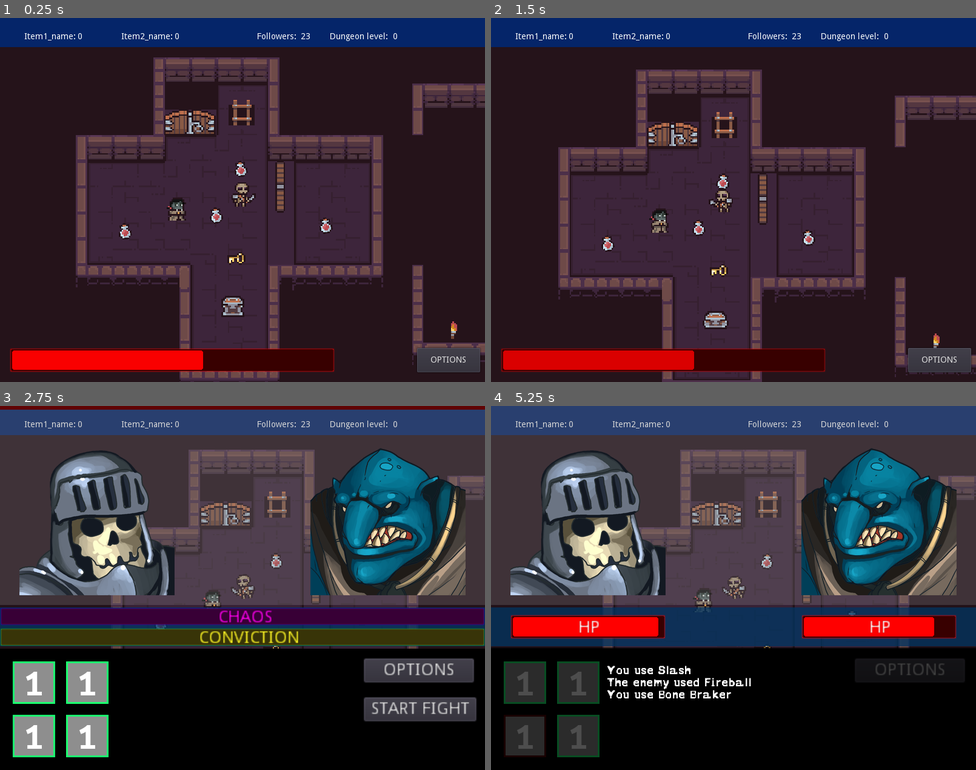
Above: before the commit, frames 1-4 (two rows, left to right).
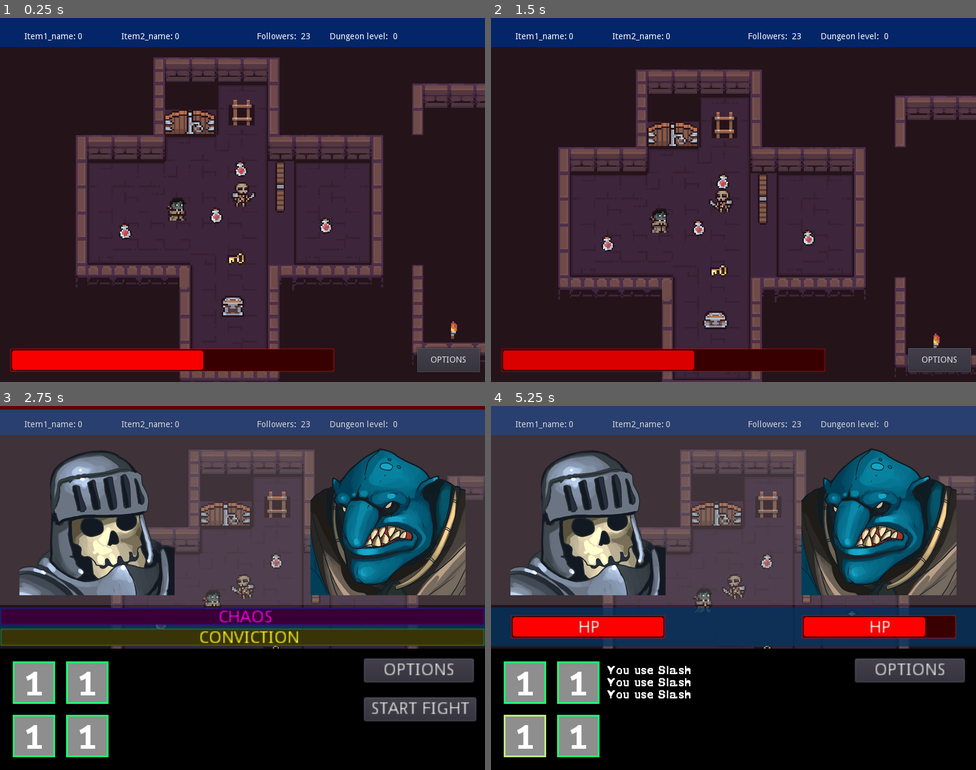
Above: after the commit, the same moments.

Repository: ktosox/Godot_Wild_06_2020
Game: Godot game, scene res://LEVELS/TEST/GameLevel.tscn
Two runs of this game, one before a commit and one after it. Both use one fixed random seed, a clock stepped at 60 frames per second and the inputs below. This scene is started directly instead of the project's main scene. Sound files missing from this copy of the repository are replaced by a short silence.
Inputs (mouse positions are in pixels of both pictures, inside the frame that each line leads up to):
- Up to frame 1 (0.25 s): no input
- Up to frame 2 (1.5 s): tap Enter (ui_accept) at 0.5, 0.77 s; move the mouse to (840, 181) at 0.52 s; press the mouse at (840, 181) at 0.53 s; move the mouse to (636, 218) at 1.27 s; release the mouse at (636, 218) at 1.28 s; click (636, 218) at 1.35 s
- Up to frame 3 (2.75 s): tap Enter (ui_accept) at 1.52 s; click "START FIGHT" at 2 s
- Up to frame 4 (5.25 s): click "START FIGHT" at 2.75 s; click (524, 682) at 3.5 s; click (578, 682) at 4.25 s; click (524, 737) at 5 s

The runs differ from the first frame. In frame 1, less than 0.1% of the frame differs, in the area x 47-53%, y 47-51%; in frame 2, less than 0.1%; in frame 3, less than 0.1%; in frame 4, 6.5%, in the area x 2-98%, y 46-97%.
Error after the commit: Invalid get index 'StatusType' (on base: 'Dictionary'). (res://Battle/Battle_View.gd:213)

Commit message:
re-arrenged fight skill data to be stored in a JSON  instead of in code

Diff:
--- a/Game/Battle/Battle_View.gd
+++ b/Game/Battle/Battle_View.gd
@@ -76,6 +76,7 @@
 
 
 	pass # Replace with function body.
+
 func load_dialog_skills():
 	var path = "res://JSONs/dialog_skills.json"
 	var file = File.new()
@@ -92,8 +93,7 @@
 		dialogSkills[int(t)]=result[t].duplicate()
 
 	file.close()
-	print(dialogSkills)
-	pass
+
 
 func load_battle():
 	GM.currentBattle = self
@@ -141,6 +141,7 @@
 		else:
 			skill_map[s] = s
 		skill_data = SM.get_skill(skill_map[s])
+		print(skill_data)
 		button_map[s].hint_tooltip = skill_data["Name"]+'\n'+skill_data["Tooltip"]
 #	trgt_bttn.hint_tooltip = skill_data[0] +  '\n' + skill_data[1]
 	#set textures
--- /dev/null
+++ b/Game/JSONs/fight_skills.json
@@ -0,0 +1,267 @@
+{
+
+		"1" :
+		{
+			"Name":"Slash",
+			"Tooltip":"Tooltip",
+			"Damange":3,
+			"Cooldown" : 0,
+		},
+		"2" :
+		{
+			"Name":"Slash",
+			"Tooltip":"Tooltip",
+			"Damange":3,
+			"Cooldown" : 0,
+		},
+		"3" :
+		{
+			"Name":"Slash",
+			"Tooltip":"Tooltip",
+			"Damange":3,
+			"Cooldown" : 0,
+		},
+		"4" :
+		{
+			"Name":"Slash",
+			"Tooltip":"Tooltip",
+			"Damange":3,
+			"Cooldown" : 0,
+		},
+		"5" :
+		{
+			"Name":"Slash",
+			"Tooltip":"Tooltip",
+			"Damange":3,
+			"Cooldown" : 0,
+		},
+		"6" :
+		{
+			"Name":"Slash",
+			"Tooltip":"Tooltip",
+			"Damange":3,
+			"Cooldown" : 0,
+		},
+		"7" :
+		{
+			"Name":"Slash",
+			"Tooltip":"Tooltip",
+			"Damange":3,
+			"Cooldown" : 0,
+		},
+		"8" :
+		{
+			"Name":"Slash",
+			"Tooltip":"Tooltip",
+			"Damange":3,
+			"Cooldown" : 0,
+		},
+
+
+		"11" : {
+			"Name":"Fireball",
+			"Tooltip":"Tooltip",
+			"Damange":3,
+			"Cooldown" : 0,
+			"PlayerMod":0,
+			"EnemyMod":0,
+			"StatusType":0,
+			"StatusTurns":0,
+			},
+		"12" : {
+			"Name":"Laser Eye",
+			"Tooltip":"Tooltip",
+			"Damange":6,
+			"Cooldown" : 2,
+			"PlayerMod":0,
+			"EnemyMod":0,
+			"StatusType":0,
+			"StatusTurns":0,
+			},
+		"13" : {
+			"Name":"Mind Break",
+			"Tooltip":"Tooltip",
+			"Damange":0,
+			"Cooldown" : 4,
+			"PlayerMod":0,
+			"EnemyMod":0,
+			"StatusType":0,
+			"StatusTurns":1,
+			},
+		"14" : {
+			"Name":"Curse Fire",
+			"Tooltip":"Tooltip",
+			"Damange":4,
+			"Cooldown" : 5,
+			"PlayerMod":0,
+			"EnemyMod":0,
+			"StatusType":0,
+			"StatusTurns":2,
+			},
+		"15" : {
+			"Name":"Big Suck",
+			"Tooltip":"Tooltip",
+			"Damange":6,
+			"Cooldown" : 3,
+			"PlayerMod":0,
+			"EnemyMod":0,
+			"StatusType":0,
+			"StatusTurns":0,
+			},
+
+		"16" : {
+			"Name":"Heavy Blow",
+			"Tooltip":"Tooltip",
+			"Damange":3,
+			"Cooldown" : 0,
+			"PlayerMod":0,
+			"EnemyMod":0,
+			"StatusType":0,
+			"StatusTurns":0,
+			},
+		"17" : {
+			"Name":"Bloodlust",
+			"Tooltip":"Tooltip",
+			"Damange":0,
+			"Cooldown" : 3,
+			"PlayerMod":0,
+			"EnemyMod":4,
+			"StatusType":0,
+			"StatusTurns":0,
+			},
+		"18" : {
+			"Name":"Deflect",
+			"Tooltip":"Tooltip",
+			"Damange":0,
+			"Cooldown" : 5,
+			"PlayerMod":-8,
+			"EnemyMod":0,
+			"StatusType":0,
+			"StatusTurns":0,
+			},
+		"19" : {
+			"Name":"Whirlwind",
+			"Tooltip":"Tooltip",
+			"Damange":4,
+			"Cooldown" : 3,
+			"PlayerMod":0,
+			"EnemyMod":0,
+			"StatusType":0,
+			"StatusTurns":1,
+			},
+		"20" : {
+			"Name":"Slam",
+			"Tooltip":"Tooltip",
+			"Damange":4,
+			"Cooldown" : 4,
+			"PlayerMod":0,
+			"EnemyMod":0,
+			"StatusType":0,
+			"StatusTurns":1,
+			},
+
+		"21" : {
+			"Name":"Stab",
+			"Tooltip":"Tooltip",
+			"Damange":1,
+			"Cooldown" : 0,
+			"PlayerMod":0,
+			"EnemyMod":0,
+			"StatusType":0,
+			"StatusTurns":0,
+			},
+		"22" : {
+			"Name":"Poison Slash",
+			"Tooltip":"Tooltip",
+			"Damange":1,
+			"Cooldown" : 0,
+			"PlayerMod":0,
+			"EnemyMod":0,
+			"StatusType":0,
+			"StatusTurns":0,
+			},
+		"23" : {
+			"Name":"Backstab",
+			"Tooltip":"Tooltip",
+			"Damange":1,
+			"Cooldown" : 0,
+			"PlayerMod":0,
+			"EnemyMod":0,
+			"StatusType":0,
+			"StatusTurns":0,
+			},
+		"24" : {
+			"Name":"Trick Shot",
+			"Tooltip":"Tooltip",
+			"Damange":1,
+			"Cooldown" : 0,
+			"PlayerMod":0,
+			"EnemyMod":0,
+			"StatusType":0,
+			"StatusTurns":0,
+			},
+		"25" : {
+			"Name":"Hell Taker",
+			"Tooltip":"Tooltip",
+			"Damange":1,
+			"Cooldown" : 0,
+			"PlayerMod":0,
+			"EnemyMod":0,
+			"StatusType":0,
+			"StatusTurns":0,
+			},
+
+		"26" : {
+			"Name":"Slash",
+			"Tooltip":"Tooltip",
+			"Damange":1,
+			"Cooldown" : 0,
+			"PlayerMod":0,
+			"EnemyMod":0,
+			"StatusType":0,
+			"StatusTurns":0,
+			},
+		"27" : {
+			"Name":"Dead Man's Curse",
+			"Tooltip":"Tooltip",
+			"Damange":1,
+			"Cooldown" : 0,
+			"PlayerMod":0,
+			"EnemyMod":0,
+			"StatusType":0,
+			"StatusTurns":0,
+			},
+		"28" : {
+			"Name":"Toxic Hug",
+			"Tooltip":"Tooltip",
+			"Damange":1,
+			"Cooldown" : 0,
+			"PlayerMod":0,
+			"EnemyMod":0,
+			"StatusType":0,
+			"StatusTurns":0,
+			},
+		"29" : {
+			"Name":"Parry",
+			"Tooltip":"Tooltip",
+			"Damange":1,
+			"Cooldown" : 0,
+			"PlayerMod":0,
+			"EnemyMod":0,
+			"StatusType":0,
+			"StatusTurns":0,
+			},
+		"30" : {
+			"Name":"Dread Howl",
+			"Tooltip":"Tooltip",
+			"Damange":1,
+			"Cooldown" : 0,
+			"PlayerMod":0,
+			"EnemyMod":0,
+			"StatusType":0,
+			"StatusTurns":0,
+			},
+
+
+
+}
--- a/Game/LEVELS/TEST/GameLevel.tscn
+++ b/Game/LEVELS/TEST/GameLevel.tscn
@@ -504,9 +504,6 @@
 [node name="Location" parent="Player" index="1"]
 position = Vector2( 32.1772, 56.0328 )
 
-[node name="AnimatedSprite" parent="Player/Location" index="2"]
-frame = 2
-
 [node name="Items" type="Node2D" parent="."]
 
 [node name="Potion" parent="Items" instance=ExtResource( 5 )]
--- a/Game/SkillMap/EnemyBlack.gd
+++ /dev/null
@@ -1,52 +0,0 @@
-extends Node
-
-export var skill1 = {
-	"Name":"Slash",
-	"Tooltip":"Tooltip",
-	"Damange":1,
-	"Cooldown" : 0,
-	"PlayerMod":0,
-	"EnemyMod":0,
-	"StatusType":0,
-	"StatusTurns":0,
-}
-export var skill2 = {
-	"Name":"Dead Man's Curse",
-	"Tooltip":"Tooltip",
-	"Damange":1,
-	"Cooldown" : 0,
-	"PlayerMod":0,
-	"EnemyMod":0,
-	"StatusType":0,
-	"StatusTurns":0,
-}
-export var skill3 = {
-	"Name":"Toxic Hug",
-	"Tooltip":"Tooltip",
-	"Damange":1,
-	"Cooldown" : 0,
-	"PlayerMod":0,
-	"EnemyMod":0,
-	"StatusType":0,
-	"StatusTurns":0,
-}
-export var skill4 = {
-	"Name":"Parry",
-	"Tooltip":"Tooltip",
-	"Damange":1,
-	"Cooldown" : 0,
-	"PlayerMod":0,
-	"EnemyMod":0,
-	"StatusType":0,
-	"StatusTurns":0,
-}
-export var skill5 = {
-	"Name":"Dread Howl",
-	"Tooltip":"Tooltip",
-	"Damange":1,
-	"Cooldown" : 0,
-	"PlayerMod":0,
-	"EnemyMod":0,
-	"StatusType":0,
-	"StatusTurns":0,
-}
--- a/Game/SkillMap/EnemyBlue.gd
+++ /dev/null
@@ -1,53 +0,0 @@
-extends Node
-
-
-export var skill1 = {
-	"Name":"Fireball",
-	"Tooltip":"Tooltip",
-	"Damange":3,
-	"Cooldown" : 0,
-	"PlayerMod":0,
-	"EnemyMod":0,
-	"StatusType":0,
-	"StatusTurns":0,
-}
-export var skill2 = {
-	"Name":"Laser Eye",
-	"Tooltip":"Tooltip",
-	"Damange":6,
-	"Cooldown" : 2,
-	"PlayerMod":0,
-	"EnemyMod":0,
-	"StatusType":0,
-	"StatusTurns":0,
-}
-export var skill3 = {
-	"Name":"Mind Break",
-	"Tooltip":"Tooltip",
-	"Damange":0,
-	"Cooldown" : 4,
-	"PlayerMod":0,
-	"EnemyMod":0,
-	"StatusType":0,
-	"StatusTurns":1,
-}
-export var skill4 = {
-	"Name":"Curse Fire",
-	"Tooltip":"Tooltip",
-	"Damange":4,
-	"Cooldown" : 5,
-	"PlayerMod":0,
-	"EnemyMod":0,
-	"StatusType":0,
-	"StatusTurns":2,
-}
-export var skill5 = {
-	"Name":"Big Suck",
-	"Tooltip":"Tooltip",
-	"Damange":6,
-	"Cooldown" : 3,
-	"PlayerMod":0,
-	"EnemyMod":0,
-	"StatusType":0,
-	"StatusTurns":0,
-}
--- a/Game/SkillMap/EnemyGreen.gd
+++ /dev/null
@@ -1,52 +0,0 @@
-extends Node
-
-export var skill1 = {
-	"Name":"Stab",
-	"Tooltip":"Tooltip",
-	"Damange":1,
-	"Cooldown" : 0,
-	"PlayerMod":0,
-	"EnemyMod":0,
-	"StatusType":0,
-	"StatusTurns":0,
-}
-export var skill2 = {
-	"Name":"Poison Slash",
-	"Tooltip":"Tooltip",
-	"Damange":1,
-	"Cooldown" : 0,
-	"PlayerMod":0,
-	"EnemyMod":0,
-	"StatusType":0,
-	"StatusTurns":0,
-}
-export var skill3 = {
-	"Name":"Backstab",
-	"Tooltip":"Tooltip",
-	"Damange":1,
-	"Cooldown" : 0,
-	"PlayerMod":0,
-	"EnemyMod":0,
-	"StatusType":0,
-	"StatusTurns":0,
-}
-export var skill4 = {
-	"Name":"Trick Shot",
-	"Tooltip":"Tooltip",
-	"Damange":1,
-	"Cooldown" : 0,
-	"PlayerMod":0,
-	"EnemyMod":0,
-	"StatusType":0,
-	"StatusTurns":0,
-}
-export var skill5 = {
-	"Name":"Hell Taker",
-	"Tooltip":"Tooltip",
-	"Damange":1,
-	"Cooldown" : 0,
-	"PlayerMod":0,
-	"EnemyMod":0,
-	"StatusType":0,
-	"StatusTurns":0,
-}
--- a/Game/SkillMap/EnemyRed.gd
+++ /dev/null
@@ -1,52 +0,0 @@
-extends Node
-
-export var skill1 = {
-	"Name":"Heavy Blow",
-	"Tooltip":"Tooltip",
-	"Damange":3,
-	"Cooldown" : 0,
-	"PlayerMod":0,
-	"EnemyMod":0,
-	"StatusType":0,
-	"StatusTurns":0,
-}
-export var skill2 = {
-	"Name":"Bloodlust",
-	"Tooltip":"Tooltip",
-	"Damange":0,
-	"Cooldown" : 3,
-	"PlayerMod":0,
-	"EnemyMod":+4,
-	"StatusType":0,
-	"StatusTurns":0,
-}
-export var skill3 = {
-	"Name":"Deflect",
-	"Tooltip":"Tooltip",
-	"Damange":0,
-	"Cooldown" : 5,
-	"PlayerMod":-8,
-	"EnemyMod":0,
-	"StatusType":0,
-	"StatusTurns":0,
-}
-export var skill4 = {
-	"Name":"Whirlwind",
-	"Tooltip":"Tooltip",
-	"Damange":4,
-	"Cooldown" : 3,
-	"PlayerMod":0,
-	"EnemyMod":0,
-	"StatusType":0,
-	"StatusTurns":1,
-}
-export var skill5 = {
-	"Name":"Slam",
-	"Tooltip":"Tooltip",
-	"Damange":4,
-	"Cooldown" : 4,
-	"PlayerMod":0,
-	"EnemyMod":0,
-	"StatusType":0,
-	"StatusTurns":1,
-}
--- a/Game/SkillMap/Player.gd
+++ /dev/null
@@ -1,84 +0,0 @@
-extends Node
-
-
-
-export var skill1 = {
-	"Name":"Slash",
-	"Tooltip":"Tooltip",
-	"Damange":3,
-	"Cooldown" : 0,
-	"PlayerMod":0,
-	"EnemyMod":0,
-	"StatusType":0,
-	"StatusTurns":0,
-}
-export var skill2 = {
-	"Name":"Boneshot",
-	"Tooltip":"Tooltip",
-	"Damange":5,
-	"Cooldown" : 3,
-	"PlayerMod":0,
-	"EnemyMod":0,
-	"StatusType":0,
-	"StatusTurns":0,
-}
-export var skill3 = {
-	"Name":"Bone Braker",
-	"Tooltip":"Tooltip",
-	"Damange":0,
-	"Cooldown" : 5,
-	"PlayerMod":0,
-	"EnemyMod":0,
-	"StatusType":0,
-	"StatusTurns":0,
-}
-export var skill4 = {
-	"Name":"Arcane Ball",
-	"Tooltip":"Tooltip",
-	"Damange":6,
-	"Cooldown" : 4,
-	"PlayerMod":0,
-	"EnemyMod":0,
-	"StatusType":0,
-	"StatusTurns":0,
-}
-export var skill1plus = {
-	"Name":"Name",
-	"Tooltip":"Tooltip",
-	"Damange":5,
-	"Cooldown" : 0,
-	"PlayerMod":0,
-	"EnemyMod":0,
-	"StatusType":0,
-	"StatusTurns":0,
-}
-export var skill2plus = {
-	"Name":"Name",
-	"Tooltip":"Tooltip",
-	"Damange":10,
-	"Cooldown" : 3,
-	"PlayerMod":0,
-	"EnemyMod":0,
-	"StatusType":0,
-	"StatusTurns":0,
-}
-export var skill3plus = {
-	"Name":"Name",
-	"Tooltip":"Tooltip",
-	"Damange":2,
-	"Cooldown" : 5,
-	"PlayerMod":0,
-	"EnemyMod":0,
-	"StatusType":0,
-	"StatusTurns":0,
-}
-export var skill4plus = {
-	"Name":"Name",
-	"Tooltip":"Tooltip",
-	"Damange":9,
-	"Cooldown" : 4,
-	"PlayerMod":0,
-	"EnemyMod":0,
-	"StatusType":0,
-	"StatusTurns":0,
-}
--- a/Game/SkillMap/SkillMap.gd
+++ b/Game/SkillMap/SkillMap.gd
@@ -1,36 +1,32 @@
 extends Node
 
 	#1-8 player / 11-15 Blue / 16-20 Red / 21-25 Green / 26-30 Black
-onready var skillIDs = {
-	1:$Player.skill1,
-	2:$Player.skill2,
-	3:$Player.skill3,
-	4:$Player.skill4,
-	5:$Player.skill1plus,
-	6:$Player.skill2plus,
-	7:$Player.skill3plus,
-	8:$Player.skill4plus,
-	11:$EnemyBlue.skill1,
-	12:$EnemyBlue.skill2,
-	13:$EnemyBlue.skill3,
-	14:$EnemyBlue.skill4,
-	15:$EnemyBlue.skill5,
-	16:$EnemyRed.skill1,
-	17:$EnemyRed.skill2,
-	18:$EnemyRed.skill3,
-	19:$EnemyRed.skill4,
-	20:$EnemyRed.skill5,
-	21:$EnemyGreen.skill1,
-	22:$EnemyGreen.skill2,
-	23:$EnemyGreen.skill3,
-	24:$EnemyGreen.skill4,
-	25:$EnemyGreen.skill5,
-	26:$EnemyBlack.skill1,
-	27:$EnemyBlack.skill2,
-	28:$EnemyBlack.skill3,
-	29:$EnemyBlack.skill4,
-	30:$EnemyBlack.skill5,
+var skillIDs = {
+
 }
+
+func _ready():
+	load_skills()
+	pass
+
+func load_skills():
+	var path = "res://JSONs/fight_skills.json"
+	var file = File.new()
+	if not file.file_exists(path):
+		print("no file to load fight skills")
+		return
+
+	file.open(path,file.READ)
+
+	var text = file.get_as_text()
+
+	var result = (parse_json(text))
+	for t in result:
+
+		skillIDs[int(t)] = result[t].duplicate()#[int(t)]=result[t].duplicate()
+
+	file.close()
+	pass
 
 func get_skill(ID):
 	if(skillIDs.keys().has(ID)):
--- a/Game/SkillMap/SkillMap.tscn
+++ b/Game/SkillMap/SkillMap.tscn
@@ -1,26 +1,6 @@
-[gd_scene load_steps=7 format=2]
+[gd_scene load_steps=2 format=2]
 
 [ext_resource path="res://SkillMap/SkillMap.gd" type="Script" id=1]
-[ext_resource path="res://SkillMap/Player.gd" type="Script" id=2]
-[ext_resource path="res://SkillMap/EnemyBlack.gd" type="Script" id=3]
-[ext_resource path="res://SkillMap/EnemyRed.gd" type="Script" id=4]
-[ext_resource path="res://SkillMap/EnemyBlue.gd" type="Script" id=5]
-[ext_resource path="res://SkillMap/EnemyGreen.gd" type="Script" id=6]
 
 [node name="SkillMap" type="Node"]
 script = ExtResource( 1 )
-
-[node name="Player" type="Node" parent="."]
-script = ExtResource( 2 )
-
-[node name="EnemyBlue" type="Node" parent="."]
-script = ExtResource( 5 )
-
-[node name="EnemyRed" type="Node" parent="."]
-script = ExtResource( 4 )
-
-[node name="EnemyGreen" type="Node" parent="."]
-script = ExtResource( 6 )
-
-[node name="EnemyBlack" type="Node" parent="."]
-script = ExtResource( 3 )
